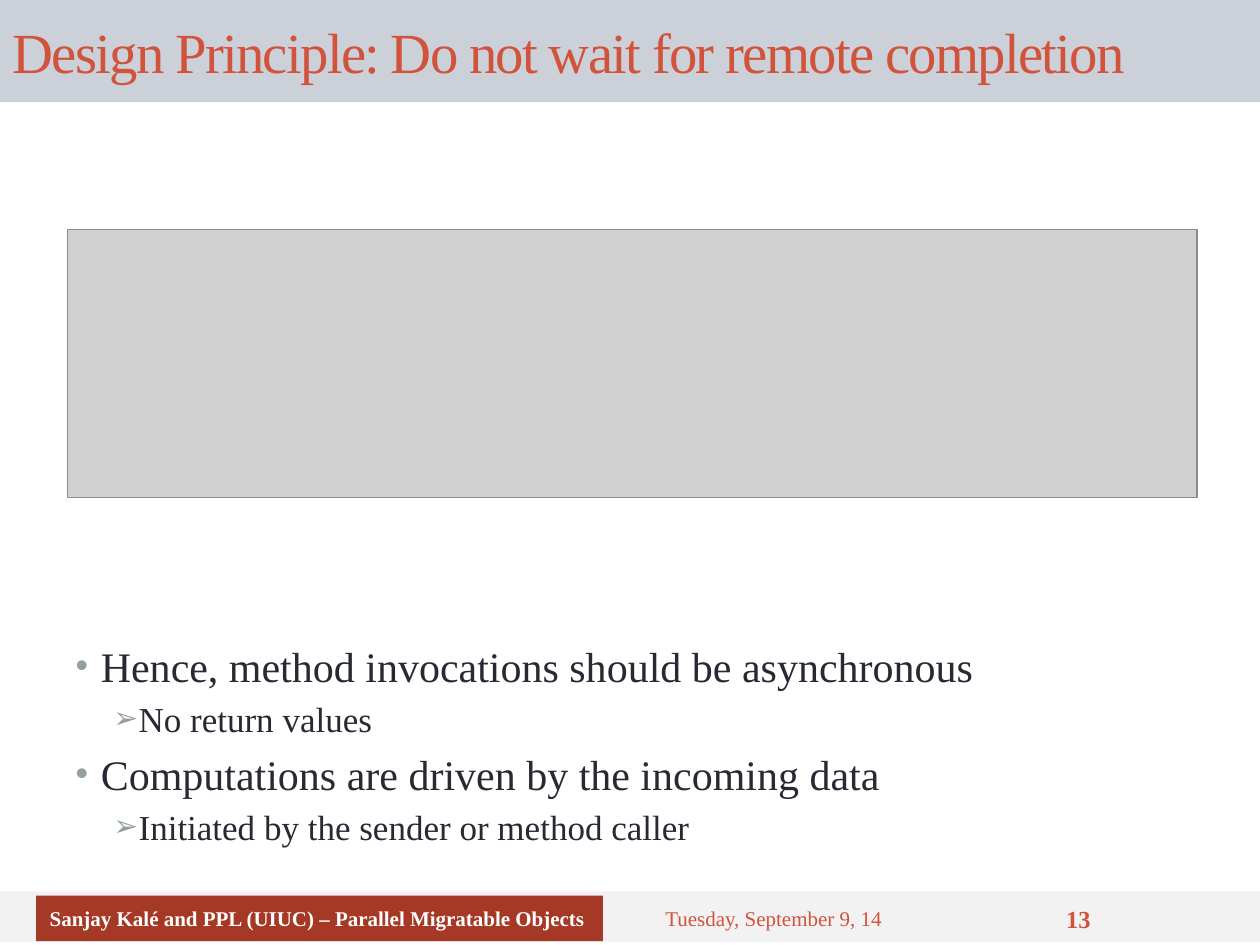
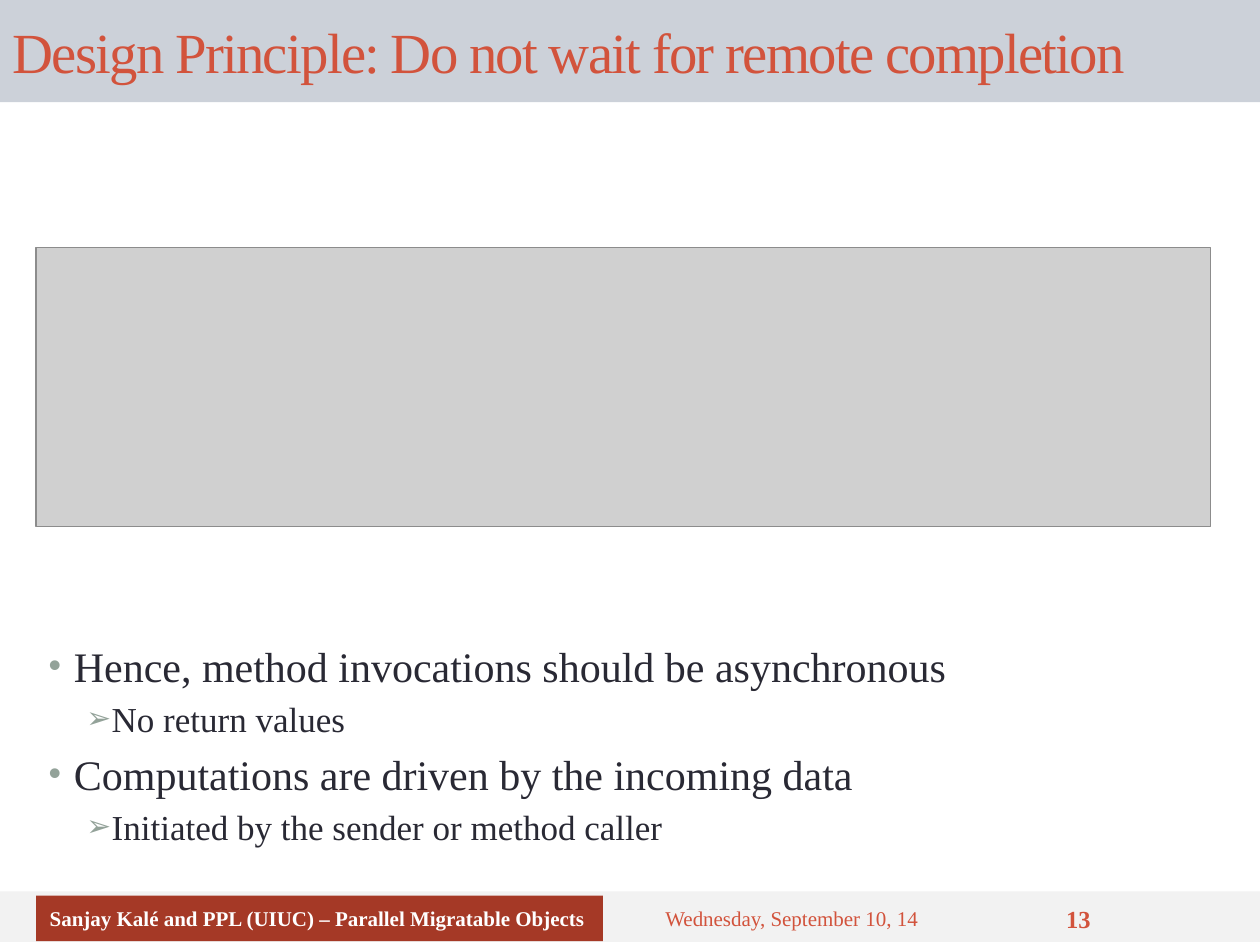
Before and after one commit to UIUC-PPL/charm_tutorial, a slide deck: slide 13 of tutorial-01-intro.pptx. Drawn at 1260x945 pixels with LibreOffice and Linux fonts; fonts in the diff are those of the drawing; grey boxes stand for pictures. Boxes give left, top, right and bottom in pixels: in the first picture for what was removed or moved away, otherwise in the second. Text is boxed around its words. In the diff, an @@ line names an element or a change of style, - is before the commit and + after.

```diff
--- a/tutorial-01-intro.pptx
+++ b/tutorial-01-intro.pptx
@@ picture: place and size @@
-picture at bbox=[68, 229, 1197, 498]
+picture at bbox=[37, 248, 1211, 527]
@@ text "Hence, method invocations should be ...": place and size @@
-text "Hence, method invocations should be ..." at bbox=[101, 653, 973, 847]
+text "Hence, method invocations should be ..." at bbox=[74, 653, 946, 847]
@@ text at bbox=[665, 911, 918, 931]: text changed @@
-Tuesday, September 9, 14
+Wednesday, September 10, 14
```
Also in this commit, not shown: 16 other slides changed.
